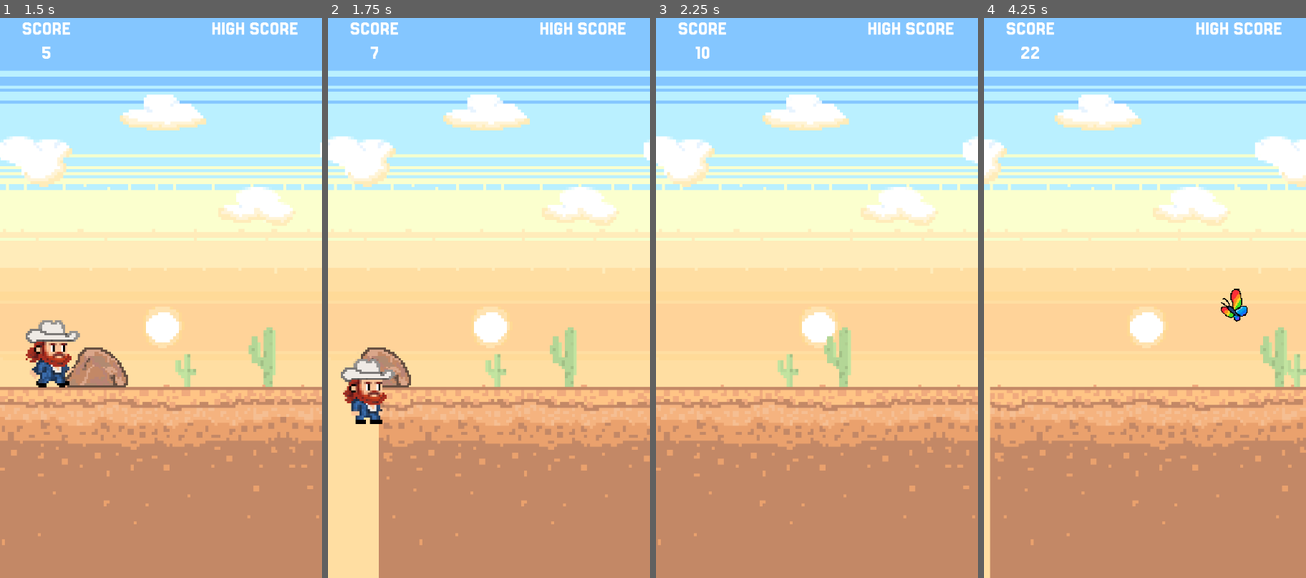
Above: before the commit, frames 1-4 (left to right).
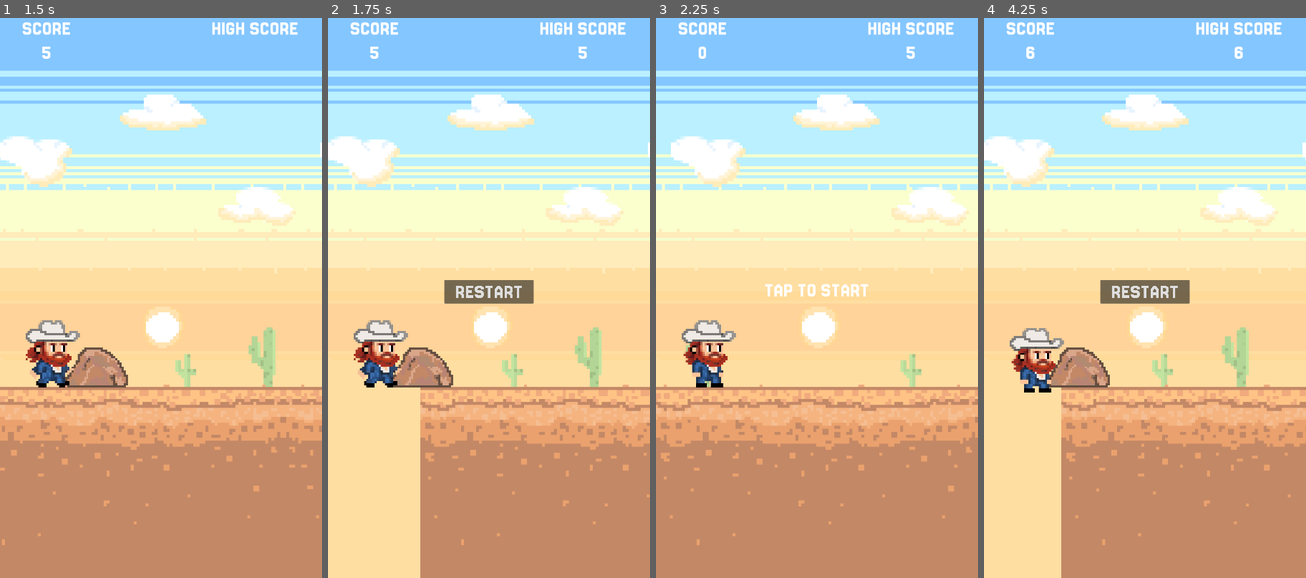
Above: after the commit, the same moments.

Repository: rgomezp/cowboy-game
Game: Godot game, scene res://scenes/main.tscn
Two runs of this game, one before a commit and one after it. Both use one fixed random seed, a clock stepped at 60 frames per second and the inputs below.
Inputs (mouse positions are in pixels of both pictures, inside the frame that each line leads up to):
- Up to frame 1 (1.5 s): tap Enter (ui_accept) at 0.5, 0.77 s
- Up to frame 2 (1.75 s): tap Enter (ui_accept) at 1.52 s
- Up to frame 3 (2.25 s): click (817, 292) at 2 s, where only the run after the commit has a clickable "RESTART"
- Up to frame 4 (4.25 s): tap Enter (ui_accept) at 2.75, 3.77 s; hold Down (ui_down) 2.78-3.53 s

Frame 1 is identical in both runs. In frame 2, 13% of the frame differs, in the area x 0-100%, y 5-100%; in frame 3, 10%; in frame 4, 21%.

Commit message:
Adds game over scene and restart functionality
Introduces a game over scene with a restart button that resets the game state, including player position, camera, ground, score, and obstacles.

Implements high score tracking and display.

Updates obstacle generation and handling.

Diff:
--- /dev/null
+++ b/scenes/game_over.tscn
@@ -0,0 +1,22 @@
+[gd_scene load_steps=2 format=3 uid="uid://c5rba73xh0cs3"]
+
+[ext_resource type="FontFile" uid="uid://bbd3nccrf57vt" path="res://assets/fonts/retro.ttf" id="1_xeevv"]
+
+[node name="GameOver" type="CanvasLayer"]
+
+[node name="Button" type="Button" parent="."]
+texture_filter = 1
+anchors_preset = 8
+anchor_left = 0.5
+anchor_top = 0.5
+anchor_right = 0.5
+anchor_bottom = 0.5
+offset_left = -150.0
+offset_top = -39.5
+offset_right = 150.0
+offset_bottom = 39.5
+grow_horizontal = 2
+grow_vertical = 2
+theme_override_fonts/font = ExtResource("1_xeevv")
+theme_override_font_sizes/font_size = 70
+text = "RESTART"
--- a/scenes/main.gd
+++ b/scenes/main.gd
@@ -15,11 +15,12 @@
 const CAMERA_START_POS := Vector2i(540, 960)
 
 var score : int
+var high_score : int
 var SCORE_MODIFIER : int = 100
 var speed : float
 const START_SPEED : float = 10.0
-const SPEED_MODIFIER : int = 5000
-const MAX_SPEED : int = 20
+const SPEED_MODIFIER : int = 10_000
+const MAX_SPEED : int = 15
 var screen_size : Vector2i
 var game_running : bool
 var ground_height : int
@@ -30,6 +31,7 @@
 func _ready() -> void:
 	screen_size = get_window().size	# see how far we've scrolled
 	ground_height = $Ground.get_node("Sprite2D").texture.get_height()
+	$GameOver.get_node("Button").pressed.connect(new_game)
 	new_game()
 
 func new_game():
@@ -40,6 +42,12 @@
 	next_butterfly_interval = randf_range(1.0, 5.0)
 	show_score()
 	game_running = false
+	get_tree().paused = false
+
+	# delete all obstacles
+	for obs in obstacles:
+		obs.queue_free()
+	obstacles.clear()
 
 	# reset the nodes
 	$Player.position = PLAYER_START_POS
@@ -47,8 +55,9 @@
 	$Camera2D.position = CAMERA_START_POS
 	$Ground.position = Vector2i(0, 0)
 
-	#reset hud
+	#reset hud and game over scene
 	$Hud.get_node("StartLabel").show()
+	$GameOver.hide()
 
 
 # Game logic happens here
@@ -73,6 +82,10 @@
 		# update ground position
 		if $Camera2D.position.x - $Ground.position.x > screen_size.x * 1.5:
 			$Ground.position.x += screen_size.x
+
+		for obs in obstacles:
+			if obs.position.x < ($Camera2D.position.x - screen_size.x):
+				remove_obs
 	else:
 		if Input.is_action_pressed("ui_accept"):
 			game_running = true
@@ -80,6 +93,11 @@
 
 func show_score():
 	$Hud.get_node("ScoreValue").text = str(score / SCORE_MODIFIER)
+
+func check_high_score():
+	if score > high_score:
+		high_score = score
+	$Hud.get_node("HighScoreValue").text = str(high_score / SCORE_MODIFIER)
 
 func generate_obs():
 	var should_generate = false
@@ -128,11 +146,26 @@
 		add_obs(obs, obs_x, obs_y)
 		# Reset timer and set next random interval
 		last_butterfly_time = 0.0
-		next_butterfly_interval = randf_range(5.0, 5.0)
+		next_butterfly_interval = randf_range(5.0, 15.0)
 
 
 func add_obs(obs, x, y):
 		last_obstacle = obs
 		obs.position = Vector2i(x, y)
+		obs.body_entered.connect(hit_obs)
 		add_child(obs)
 		obstacles.append(obs)
+
+func remove_obs(obs):
+	obs.queue_free()
+	obstacles.erase(obs)
+
+func hit_obs(body):
+	if body.name == "Player":
+		game_over()
+
+func game_over():
+	check_high_score()
+	get_tree().paused = true
+	game_running = false
+	$GameOver.show()
--- a/scenes/main.tscn
+++ b/scenes/main.tscn
@@ -1,10 +1,11 @@
-[gd_scene load_steps=6 format=3 uid="uid://dr27swiw8tr53"]
+[gd_scene load_steps=7 format=3 uid="uid://dr27swiw8tr53"]
 
 [ext_resource type="PackedScene" uid="uid://dm0p5nld2v1jj" path="res://scenes/parallax_background.tscn" id="1_0wfyh"]
 [ext_resource type="Script" uid="uid://b5b5emo3780tp" path="res://scenes/main.gd" id="1_jyhfs"]
 [ext_resource type="PackedScene" uid="uid://ck2xe8w3oq45s" path="res://scenes/ground.tscn" id="2_sugp2"]
-[ext_resource type="PackedScene" uid="uid://b5p5uoo5ric43" path="res://scenes/Player.tscn" id="3_sugp2"]
+[ext_resource type="PackedScene" uid="uid://b5p5uoo5ric43" path="res://scenes/player.tscn" id="3_sugp2"]
 [ext_resource type="PackedScene" uid="uid://cqrgcmewur2n5" path="res://scenes/HUD.tscn" id="5_tbgi4"]
+[ext_resource type="PackedScene" uid="uid://c5rba73xh0cs3" path="res://scenes/game_over.tscn" id="6_tefeu"]
 
 [node name="Main" type="Node"]
 script = ExtResource("1_jyhfs")
@@ -20,3 +21,6 @@
 position = Vector2(540, 960)
 
 [node name="Hud" parent="." instance=ExtResource("5_tbgi4")]
+
+[node name="GameOver" parent="." instance=ExtResource("6_tefeu")]
+process_mode = 2
